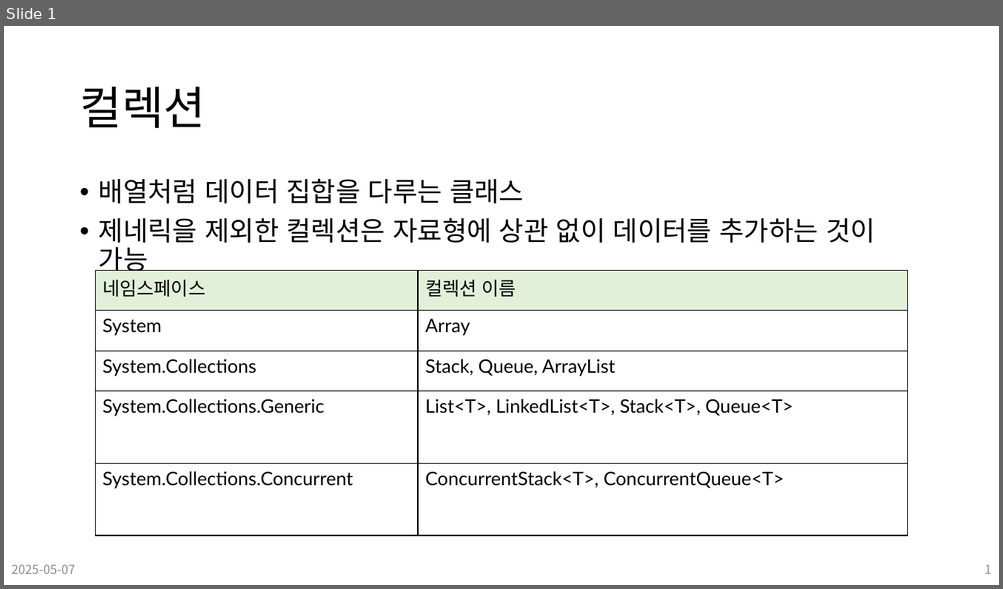
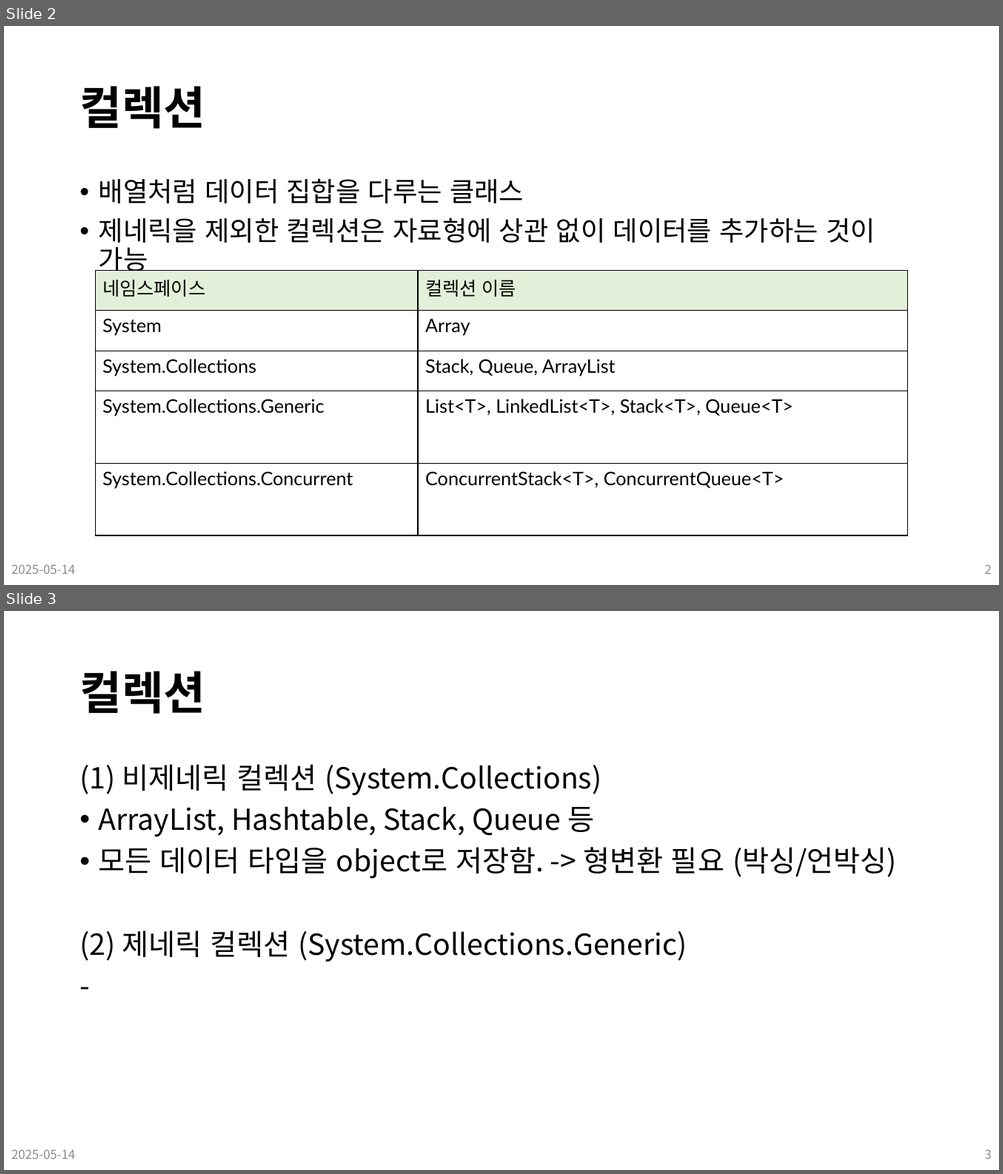
Before and after one commit to Leader-Lesson/KDT_SF_Short_5th, a slide deck: material/14_CSharp_심화문법 (컬렉션).pptx. Shown one above the other, each under a label of ours: slide 1 before the commit, slides 2 and 3 after it. The pictures are 1003x589 and 1003x1174 pixels, drawn with LibreOffice and Linux fonts; fonts in the diff are those of the drawing; background and template pictures are left out. Boxes give left, top, right and bottom in pixels: in the first picture for what was removed or moved away, otherwise in the second. Text is boxed around its words. In the diff, an @@ line names an element or a change of style, - is before the commit and + after.

```diff
--- a/material/14_CSharp_심화문법 (컬렉션).pptx
+++ b/material/14_CSharp_심화문법 (컬렉션).pptx
@@ slide 3 added at (4, 611, 999, 1170), background #FFFFFF @@
@@ title added at (79, 671, 205, 714), 44 pt, text #000000, bold @@
+컬렉션
@@ text added at (79, 764, 896, 962), 28 pt, text #000000 @@
+(1) 비제네릭 컬렉션 (System.Collections)
+• ArrayList, Hashtable, Stack, Queue 등
+• 모든 데이터 타입을 object로 저장함. -> 형변환 필요 (박싱/언박싱)
+(2) 제네릭 컬렉션 (System.Collections.Generic)
+-
@@ text added at (11, 1150, 75, 1159), 12 pt, text #8C8C8C @@
+2025-05-14
@@ page number added at (984, 1150, 991, 1159), 12 pt, text #8C8C8C @@
+3
@@ what was slide 1 is now slide 2 @@
@@ slide 2 changed as well @@
@@ title "컬렉션" at (79, 86, 205, 129): font Calibri to Noto Sans CJK KR, bold on @@
@@ text at (11, 565, 75, 574): text changed @@
-2025-05-07
+2025-05-14
@@ page number at (984, 565, 991, 574): text changed @@
-1
+2
```
Also in this commit, not shown: 26 other slides changed, 2 other slides added, 16 slides removed, 27 other files.
